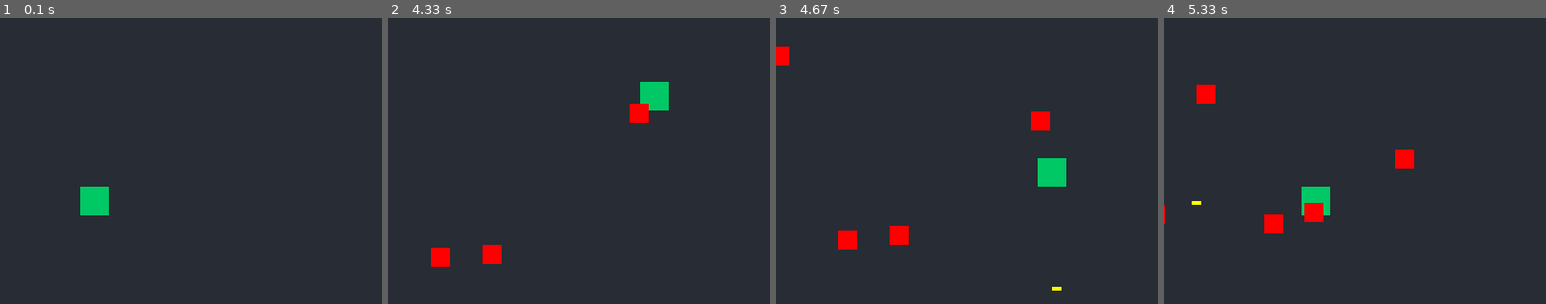
Above: before the commit, frames 1-4 (left to right).
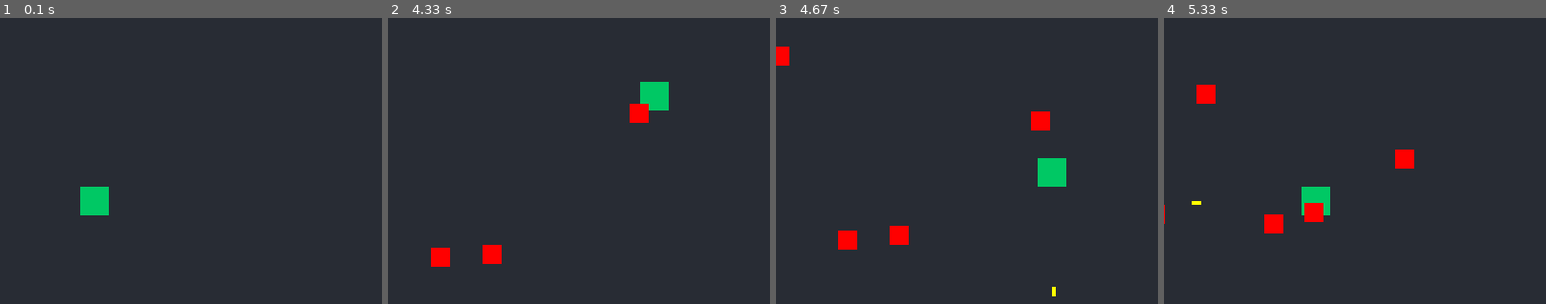
Above: after the commit, the same moments.

Repository: gabrielandrade-95/Projeto-Final-IP-Pygame
Game: pygame game, started from main.py
The game is run twice, just before and just after one commit, with the same random seed, the same clock (stepped at 60 frames per second) and the same inputs.
Inputs:
- Up to frame 1 (0.1 s): no input
- Up to frame 2 (4.33 s): tap Space at 0.33, 2.97, 3.27, 3.4, 3.8, 4.1 s; hold Right 0.67-1.13 s; hold Up 1.17-1.47 s; hold Right 1.5-1.97 s; hold Left 2-2.53 s; hold Down 2.57-2.87 s; hold Left 2.9-3.3 s; hold Up 3.33-3.7 s; hold Right from 3.73 s (still down)
- Up to frame 3 (4.67 s): release Right at 4.37 s; hold Down from 4.4 s (still down); tap Space at 4.47 s
- Up to frame 4 (5.33 s): release Down at 4.77 s; hold Left 4.8-5.27 s; tap Space at 4.87, 5.17 s; hold Right from 5.3 s (still down)
The pictures show only the part of the screen within x 40-90%, y 20-70%; the shares and areas given below are measured in that part.

Frames 1-2 are identical in both runs. In frame 3, less than 0.1% of the frame differs, in the area x 72-75%, y 94-98%; in frame 4, nothing differs.

Commit message:
Corrigi o problema do projétil ser lançado sempre com o desenho na mesma posição e também com o mesmo rect de colisão.

Diff:
--- a/entidades/projetil.py
+++ b/entidades/projetil.py
@@ -5,7 +5,12 @@
         super().__init__()
 
         # Cria a imagem da bala
-        self.image = pygame.Surface((10, 4))
+        self.direcao = direcao # Primeiro é verificada a direção em que o projétil está sendo disparado
+        if self.direcao == "cima" or self.direcao == "baixo" :
+            self.image = pygame.Surface((4,10)) # Projétil vertical
+        else :
+            self.image = pygame.Surface((10,4)) # Projétil horizontal
+
         self.image.fill((255, 255, 0)) # Amarelo
         self.rect = self.image.get_rect()
 
@@ -15,7 +20,6 @@
 
 
         self.velocidade = 15
-        self.direcao = direcao
         self.vel_x = 0
         self.vel_y = 0
 
